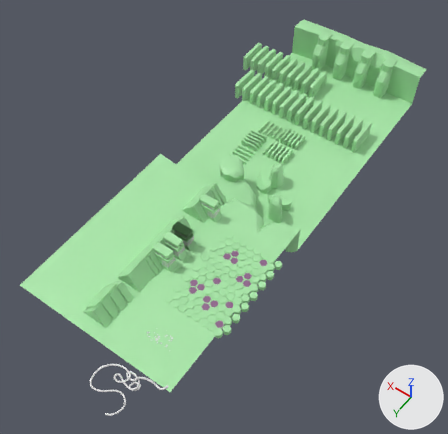
The Blender file assets/zax.blend as it was, and as the next commit left it.
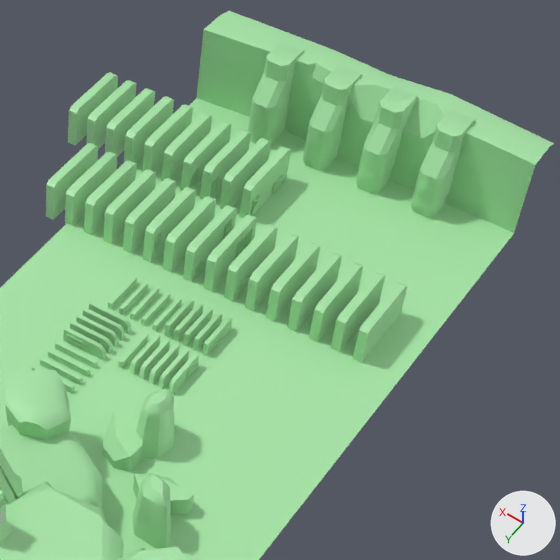
Old and new are each drawn whole from a camera (50 mm lens) standing at (-38.9, 35.2, 92.9) and looking at (6.5, -28.4, -7.1) and again close up on the part from 49% to 96% of the width and 4% to 52% of the height. Every picture has the same lights, and +X, +Y and +Z are marked at lower right.

Objects in the first close-up: 'bossfloor'.
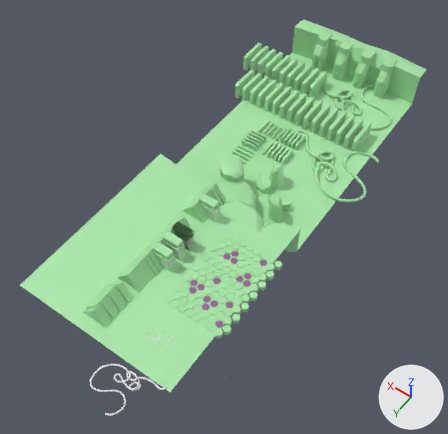
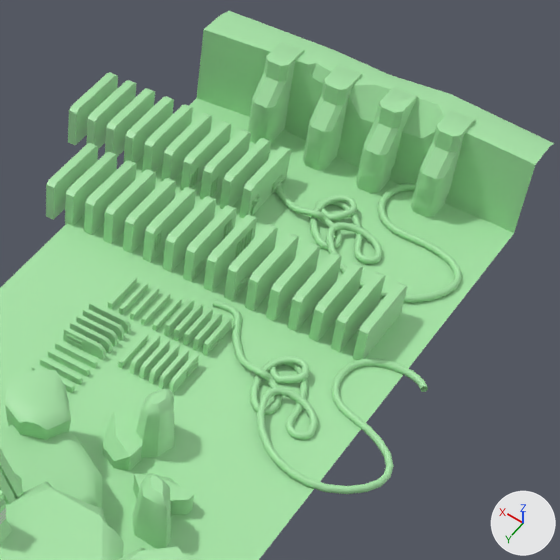
What the commit changed:
me_bossfloor is used by ob_bossfloor; location (6.79, 9.13, 0.0).
me_bossfloor had 3360 vertices, 2489 faces and spanned x -18.2..23.4, y -97.0..0.0, z -9.8..4.1.
me_bossfloor now has 5800 vertices, 4905 faces and spans x -23.4..23.4, y -97.0..3.2, z -9.8..4.1.
me_bossfloor part 1: a new loose piece of 1210 vertices spanning x -15.8..7.8, y -92.8..-76.7, z -7.2..-5.7, in mat_gray (green #a9e7a9).
me_bossfloor part 2: a new loose piece of 1210 vertices spanning x -21.2..0.6, y -70.5..-54.5, z -7.3..-5.8, in mat_gray (green #a9e7a9).

Location of each change, (x1, y1, x2, y2) in pixels of the close-ups (560 x 560 px):
part 1 of me_bossfloor, added (green): after (275, 183, 462, 303)
part 2 of me_bossfloor, added (green): after (213, 299, 428, 494)
